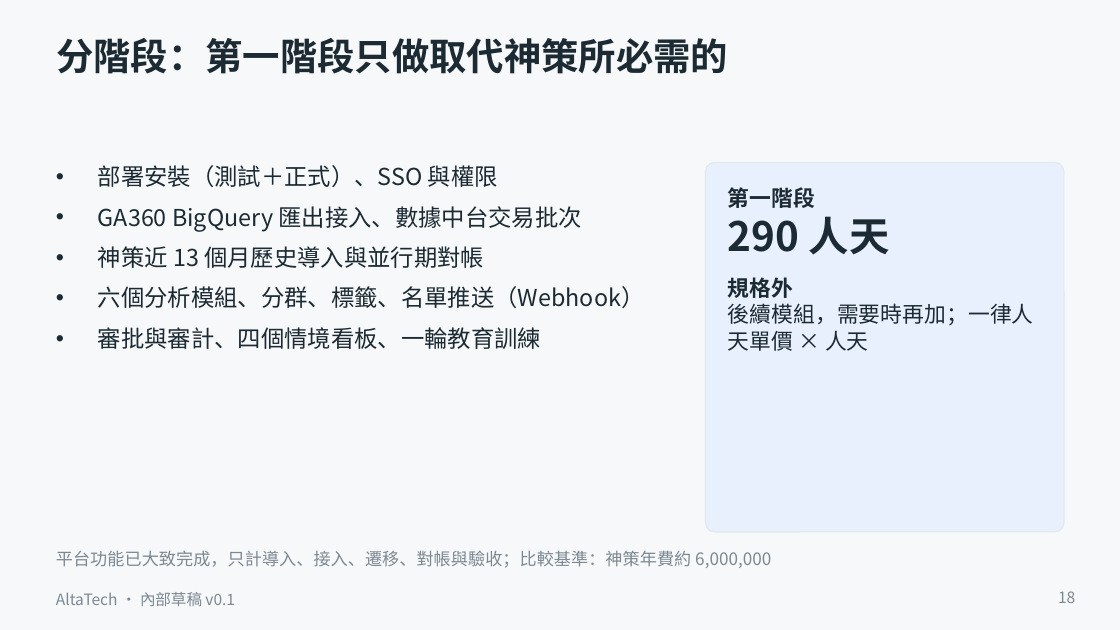
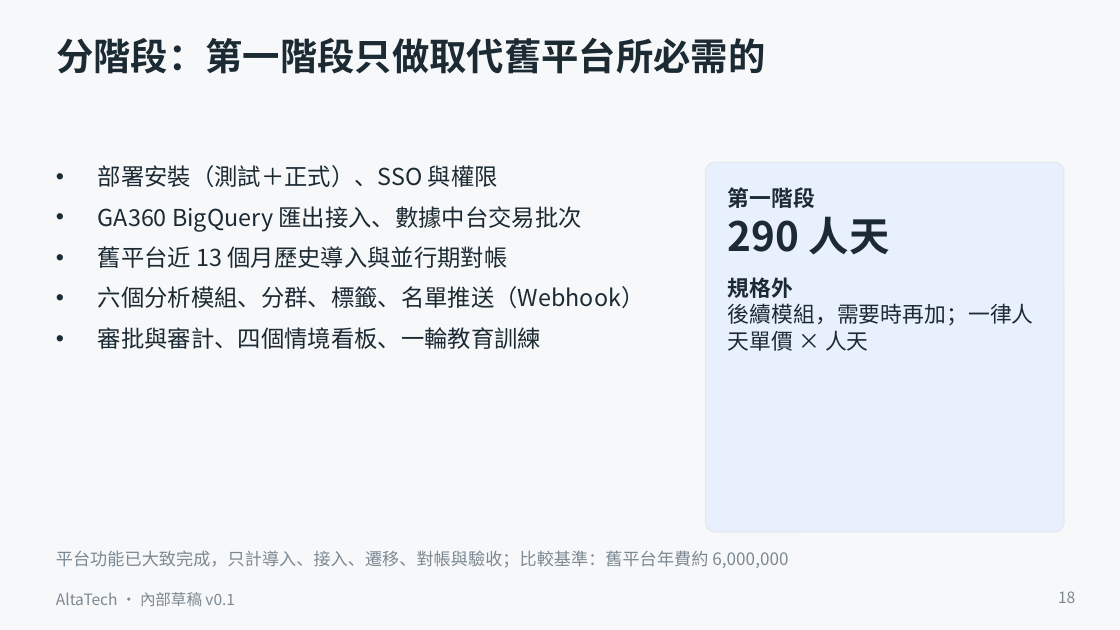
Before and after one commit to ALTA-TECH2025/altatech-dmp, a slide deck: slide 18 of docs/decks/sinopac-dmp-proposal-v0.1.pptx. Drawn at 1120x630 pixels with LibreOffice and Linux fonts; fonts in the diff are those of the drawing. Boxes give left, top, right and bottom in pixels: in the first picture for what was removed or moved away, otherwise in the second. Text is boxed around its words. In the diff, an @@ line names an element or a change of style, - is before the commit and + after.

Commit message:
文件：全部文件改用中性用語（舊平台、V 平台），六份文件改名
docs/01、05、22、28、29、37 檔名與內文、其餘文件、README／AGENTS／CLAUDE、架構圖 SVG 與提案簡報建置腳本：
客戶既有行為分析平台一律稱「舊平台」，比較對象稱「V 平台」（V-CDP／V-埋點分析／V-AB 測試），原廠文件連結改為「舊平台原廠文件」；
提案簡報 pptx 重新建置。

```diff
--- a/docs/decks/sinopac-dmp-proposal-v0.1.pptx
+++ b/docs/decks/sinopac-dmp-proposal-v0.1.pptx
@@ title at (56,38,765,74): text changed @@
-分階段：第一階段只做取代神策所必需的
+分階段：第一階段只做取代舊平台所必需的
@@ text at (98,246,508,268): text changed @@
-• 神策近 13 個月歷史導入與並行期對帳
+• 舊平台近 13 個月歷史導入與並行期對帳
@@ text at (56,550,788,568): text changed @@
-平台功能已大致完成，只計導入、接入、遷移、對帳與驗收；比較基準：神策年費約 6,000,000
+平台功能已大致完成，只計導入、接入、遷移、對帳與驗收；比較基準：舊平台年費約 6,000,000
```
Also in this commit, not shown: 11 other slides changed, 40 other files.
